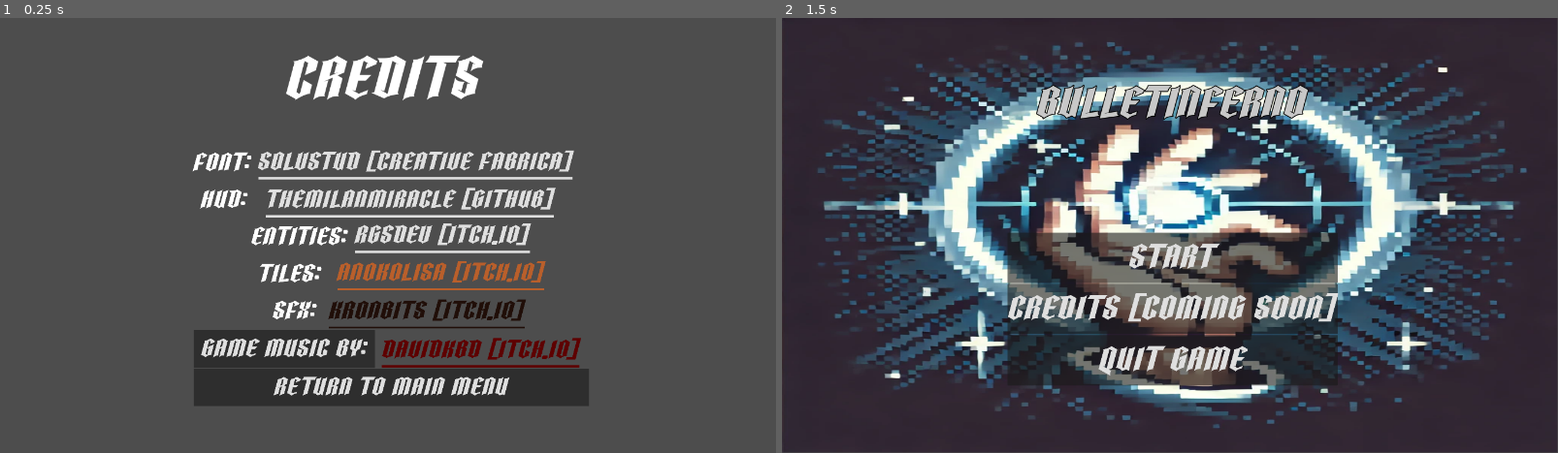
Above: before the commit, frames 1-2 (left to right).
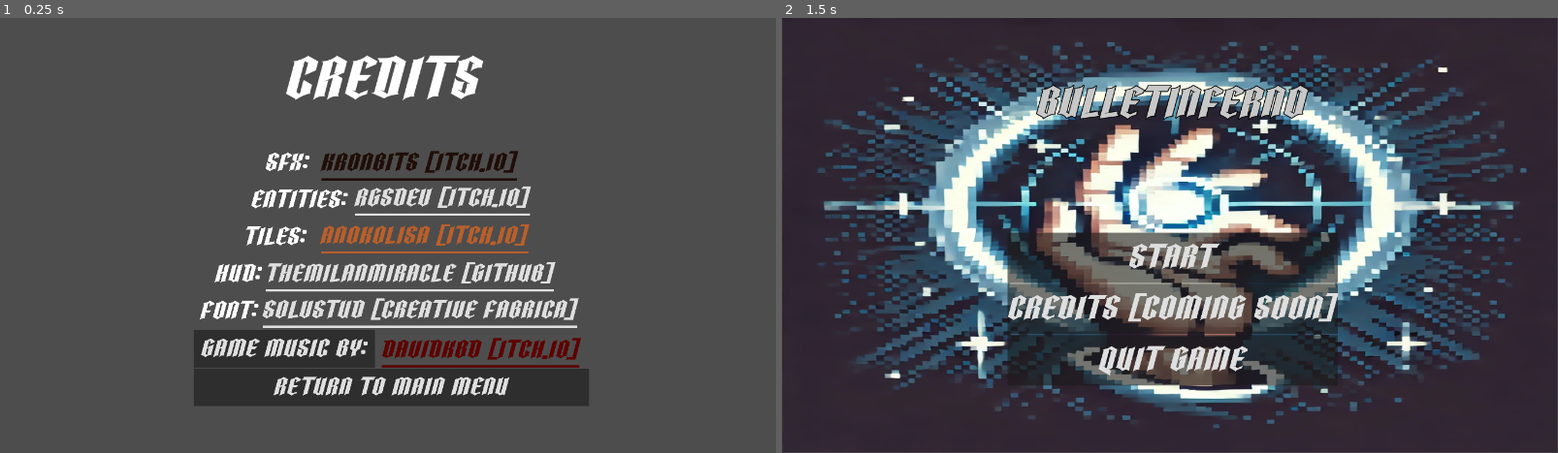
Above: after the commit, the same moments.

Repository: TheMilanMiracle/pyramid-scam-games-game
Game: Godot game, scene res://scenes/UI/credits_menu.tscn
The game is run twice, just before and just after one commit, with the same random seed, the same clock (stepped at 60 frames per second) and the same inputs. This scene is started directly instead of the project's main scene. Sound files missing from this copy of the repository are replaced by a short silence.
Inputs (mouse positions are in pixels of both pictures, inside the frame that each line leads up to):
- Up to frame 1 (0.25 s): no input
- Up to frame 2 (1.5 s): tap Enter at 0.5 s; move the mouse to (1340, 213) at 0.52 s; hold D (right) 0.53-1.25 s; hold F (force) 0.53-1.25 s; click (1340, 213) at 0.67 s; click "Return to Main menu" at 1.25 s

The runs differ from the first frame. In frame 1, 8.3% of the frame differs, in the area x 24-75%, y 30-72%; in frame 2, nothing differs.

Commit message:
Order credits menu

Diff:
--- a/juego-single/scenes/UI/credits_menu.tscn
+++ b/juego-single/scenes/UI/credits_menu.tscn
@@ -32,31 +32,18 @@
 offset_bottom = 1762.0
 scale = Vector2(0.3, 0.3)
 
-[node name="Font" type="Label" parent="VBoxContainer"]
+[node name="Label2" type="Label" parent="VBoxContainer"]
 layout_mode = 2
-text = "Font: "
+text = "          SFX:"
 
-[node name="LinkButton" type="LinkButton" parent="VBoxContainer/Font"]
+[node name="LinkButton" type="LinkButton" parent="VBoxContainer/Label2"]
+modulate = Color(0.144243, 0.0640589, 0.0346254, 1)
 layout_mode = 0
-offset_left = 380.0
-offset_top = -5.00004
-offset_right = 2224.0
-offset_bottom = 209.0
-text = "solvstud (Creative Fabrica)"
-uri = "https://www.creativefabrica.com/designer/solvstud/ref/2524472/"
-
-[node name="Label" type="Label" parent="VBoxContainer"]
-layout_mode = 2
-text = " HUD:"
-
-[node name="LinkButton" type="LinkButton" parent="VBoxContainer/Label"]
-layout_mode = 0
-offset_left = 425.0
-offset_top = -0.50003
-offset_right = 2115.0
-offset_bottom = 213.5
-text = "themilanmiracle (github)"
-uri = "https://github.com/TheMilanMiracle"
+offset_left = 750.0
+offset_right = 1897.0
+offset_bottom = 214.0
+text = "kronbits (itch.io)"
+uri = "https://kronbits.itch.io/freesfx"
 
 [node name="Player" type="Label" parent="VBoxContainer"]
 layout_mode = 2
@@ -74,31 +61,43 @@
 [node name="Tiles" type="Label" parent="VBoxContainer"]
 layout_mode = 2
 size_flags_horizontal = 0
-text = "         Tiles: "
+text = "       Tiles: "
 
 [node name="LinkButton" type="LinkButton" parent="VBoxContainer/Tiles"]
 modulate = Color(0.827426, 0.426506, 0.194455, 1)
 layout_mode = 0
-offset_left = 842.5
-offset_top = -6.50001
-offset_right = 2057.5
-offset_bottom = 207.5
+offset_left = 746.667
+offset_top = -5.99993
+offset_right = 1961.67
+offset_bottom = 208.0
 text = "anokolisa (itch.io)"
 uri = "https://anokolisa.itch.io/dungeon-crawler-pixel-art-asset-pack"
 
-[node name="Label2" type="Label" parent="VBoxContainer"]
+[node name="Label" type="Label" parent="VBoxContainer"]
 layout_mode = 2
-text = "           SFX:"
+text = "   HUD:"
 
-[node name="LinkButton" type="LinkButton" parent="VBoxContainer/Label2"]
-modulate = Color(0.144243, 0.0640589, 0.0346254, 1)
+[node name="LinkButton" type="LinkButton" parent="VBoxContainer/Label"]
 layout_mode = 0
-offset_left = 795.0
-offset_top = 0.499878
-offset_right = 1942.0
-offset_bottom = 214.5
-text = "kronbits (itch.io)"
-uri = "https://kronbits.itch.io/freesfx"
+offset_left = 425.0
+offset_top = -0.50003
+offset_right = 2115.0
+offset_bottom = 213.5
+text = "themilanmiracle (github)"
+uri = "https://github.com/TheMilanMiracle"
+
+[node name="Font" type="Label" parent="VBoxContainer"]
+layout_mode = 2
+text = " Font: "
+
+[node name="LinkButton" type="LinkButton" parent="VBoxContainer/Font"]
+layout_mode = 0
+offset_left = 406.667
+offset_top = -5.33339
+offset_right = 2250.67
+offset_bottom = 208.667
+text = "solvstud (Creative Fabrica)"
+uri = "https://www.creativefabrica.com/designer/solvstud/ref/2524472/"
 
 [node name="Music" type="Button" parent="VBoxContainer"]
 layout_mode = 2
